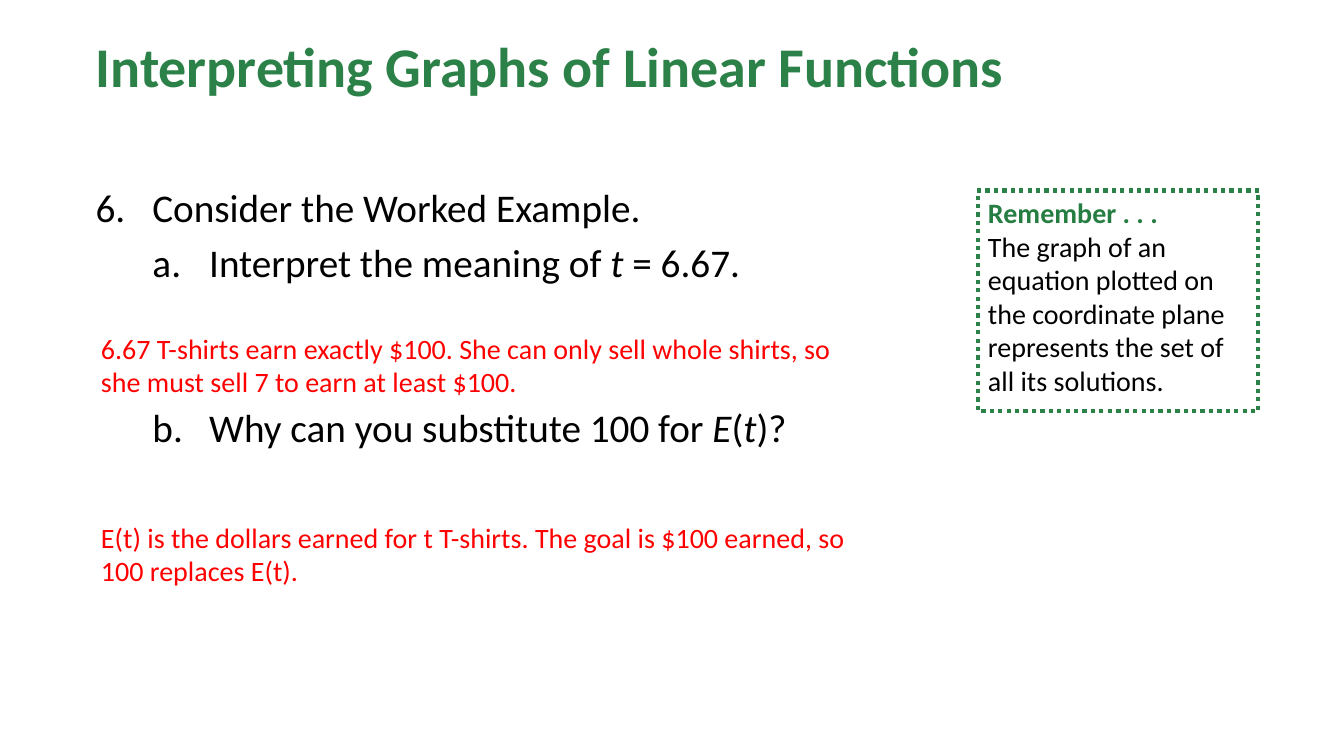
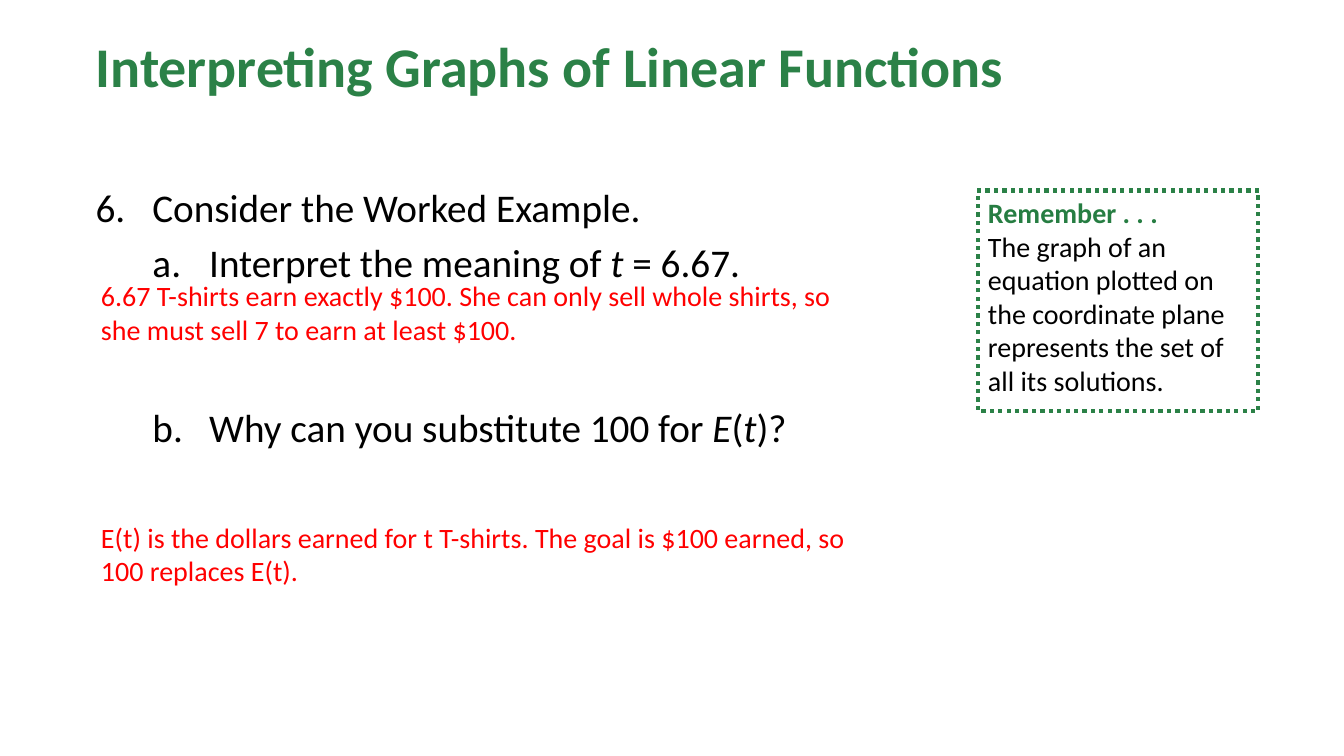
Before and after one commit to Apolloat2022/Algebra1M2U1L4, a slide deck: slide 34 of lesson6/BLMathematics_AlgI_M2_T1_L6_LessonSlides_ENG_with_answers.pptx. Drawn at 1344x756 pixels with LibreOffice and Linux fonts; fonts in the diff are those of the drawing; background and template pictures are left out. Boxes give left, top, right and bottom in pixels: in the first picture for what was removed or moved away, otherwise in the second. Text is boxed around its words. In the diff, an @@ line names an element or a change of style, - is before the commit and + after.

```diff
--- a/lesson6/BLMathematics_AlgI_M2_T1_L6_LessonSlides_ENG_with_answers.pptx
+++ b/lesson6/BLMathematics_AlgI_M2_T1_L6_LessonSlides_ENG_with_answers.pptx
@@ text "6.67 T-shirts earn exactly $100. ..." rewrapped from [101,339,830,395] to [101,283,830,343] @@
```
Also in this commit, not shown: 12 other slides changed, 1 other file.
